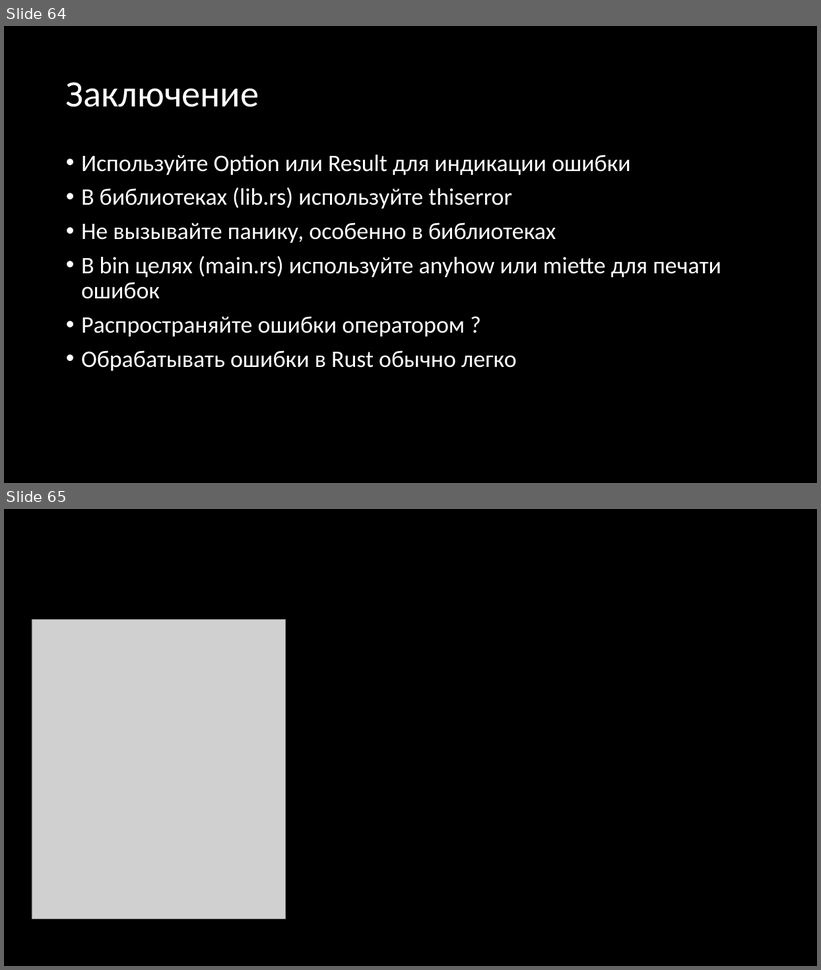
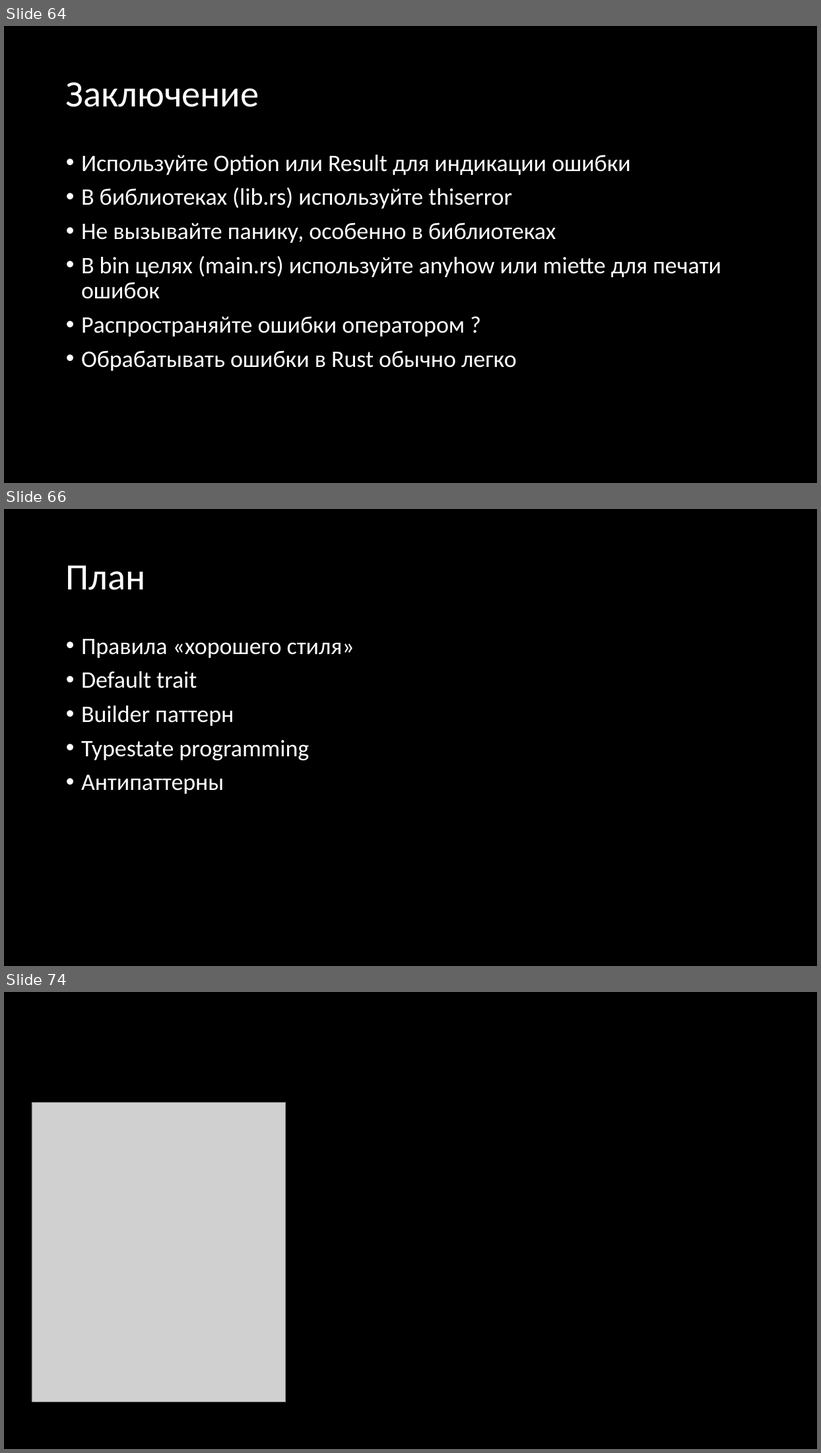
Before and after one commit to Gordon01/learn-rust, a slide deck: keynotes/Rust 2024.pptx. Shown one above the other, each under a label of ours: slides 64 and 65 before the commit, slides 64, 66 and 74 after it; the slides between them are not shown. The pictures are 821x970 and 821x1453 pixels, drawn with LibreOffice and Linux fonts; fonts in the diff are those of the drawing; grey boxes stand for pictures. Boxes give left, top, right and bottom in pixels: in the first picture for what was removed or moved away, otherwise in the second. Text is boxed around its words. In the diff, an @@ line names an element or a change of style, - is before the commit and + after.

```diff
--- a/keynotes/Rust 2024.pptx
+++ b/keynotes/Rust 2024.pptx
@@ slide 66 added at (4, 509, 817, 966), background #000000 @@
@@ title added at (66, 565, 146, 590), 44 pt, text #FFFFFF @@
+План
@@ text added at (81, 639, 354, 794), 28 pt, text #FFFFFF @@
+• Правила «хорошего стиля»
+• Default trait
+• Builder паттерн
+• Typestate programming
+• Антипаттерны
@@ what was slide 65 is now slide 74 @@
```
Also in this commit, not shown: 8 other slides added, 3 other files.
